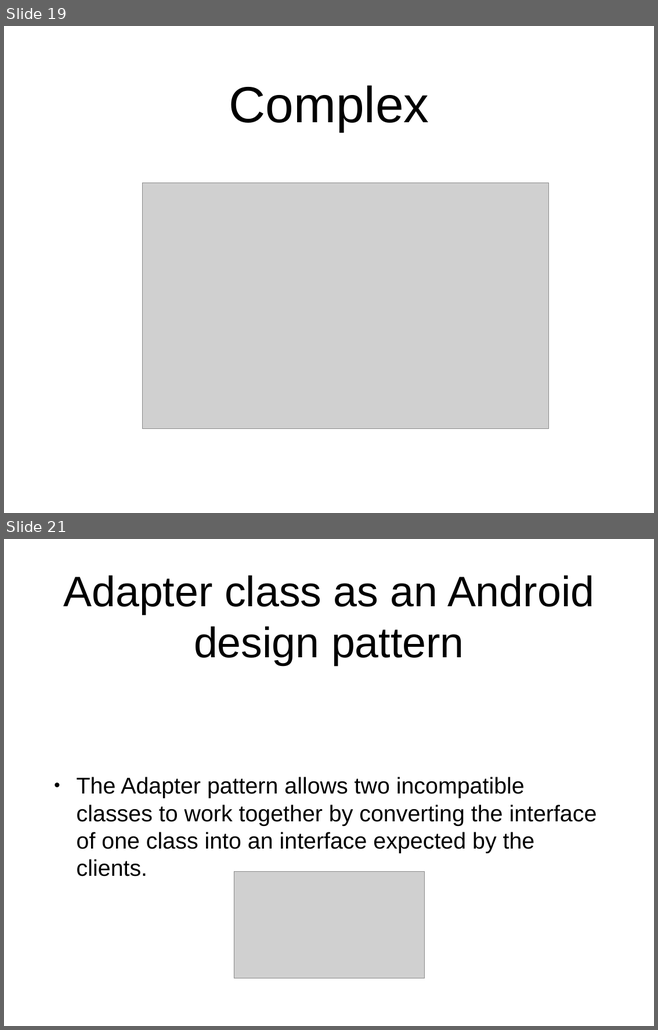
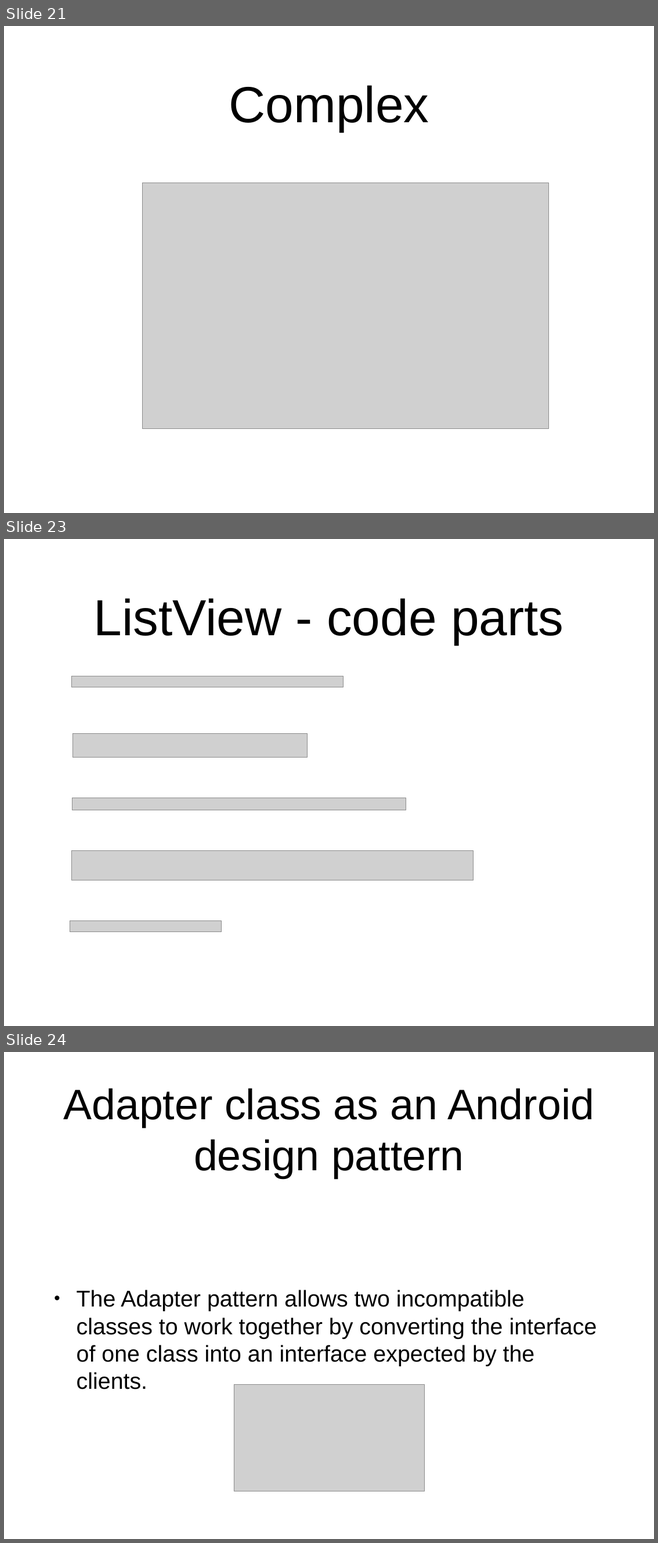
Before and after one commit to SerjSmor/AndroidSweatshop, a slide deck: Slides/Sweatshop 2/Workshop 2.pptx. Shown one above the other, each under a label of ours: slides 19 and 21 before the commit, slides 21, 23 and 24 after it; the slides between them are not shown. The pictures are 658x1030 and 658x1543 pixels, drawn with LibreOffice and Linux fonts; fonts in the diff are those of the drawing; grey boxes stand for pictures; background and template pictures are left out. Boxes give left, top, right and bottom in pixels: in the first picture for what was removed or moved away, otherwise in the second. Text is boxed around its words. In the diff, an @@ line names an element or a change of style, - is before the commit and + after.

```diff
--- a/Slides/Sweatshop 2/Workshop 2.pptx
+++ b/Slides/Sweatshop 2/Workshop 2.pptx
@@ slide 23 added at [4, 539, 654, 1026], background #FFFFFF @@
@@ title added at [94, 598, 563, 645], 80 pt, text #000000 @@
+ListView - code parts
@@ picture added at [71, 676, 343, 687] @@
@@ picture added at [72, 734, 307, 757] @@
@@ picture added at [72, 798, 406, 810] @@
@@ picture added at [72, 851, 473, 880] @@
@@ picture added at [70, 921, 221, 932] @@
@@ what was slide 19 is now slide 21 @@
@@ what was slide 21 is now slide 24 @@
```
Also in this commit, not shown: 1 slide changed, 8 other slides added, 3 slides removed, 35 other files.
